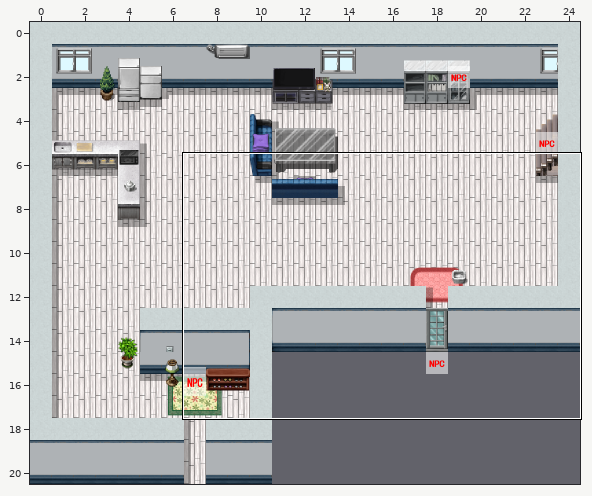
One commit to this Tiled map: android/assets/maps/test/inner.tmx. The picture above shows the old version from afar; the outline marks the close-up.
Close-up. Before the commit:
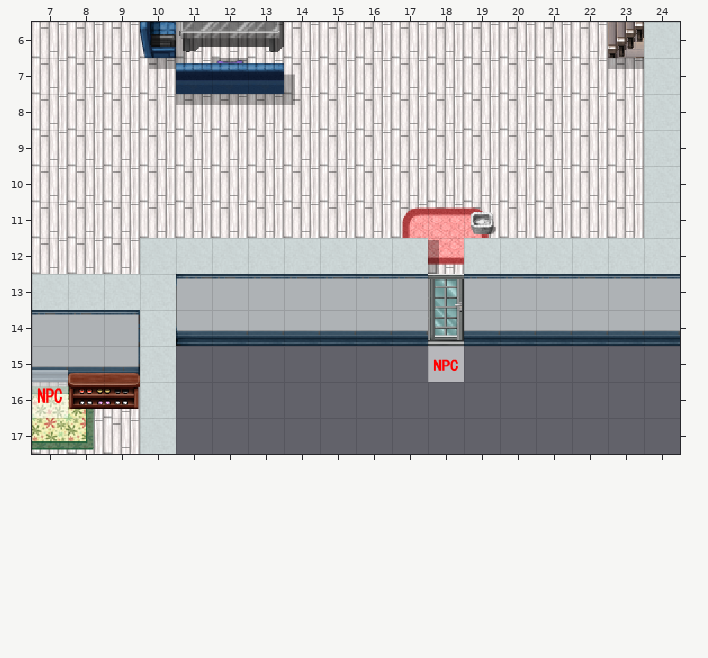
Cells are 48x48 px. Shown: x 7..24, y 6..17. The commit also changed other parts of the map, which this record leaves out. The old version is drawn lined up with the new one.
New version:
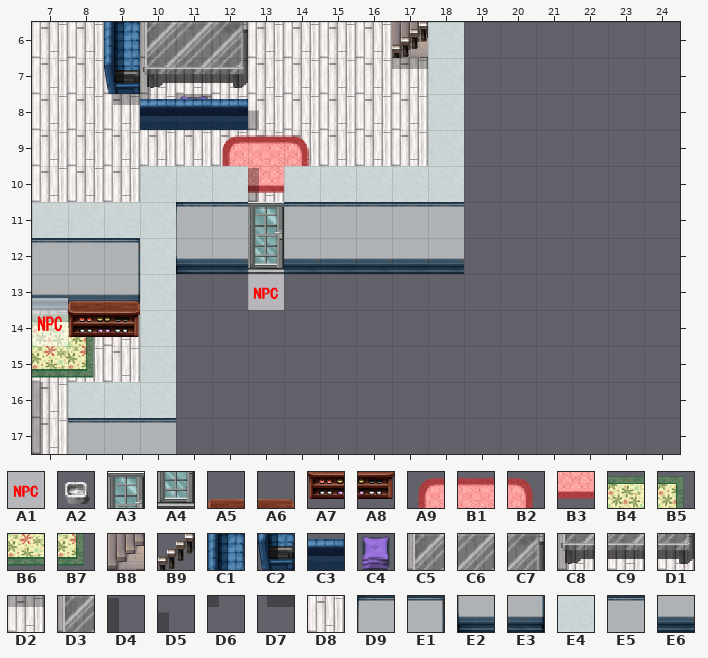
Key: from "glo": A1 0; from "rpg_maker_vx___flowers_and_pot": A2 0; from "rpg_maker_vx___princess_room_b": A3 2, A4 10, A5 18, A6 19, A7 26, A8 27, A9 80, B1 81, B2 82, B3 89, B4 97, B5 98, B6 105, B7 106; from "rpg_maker_vx___stairs_by_ayene": B8 8, B9 16; from "rpg_maker_vx__modernrtp_tilec_": C1 80, C2 96, C3 145, C4 166, C5 224, C6 225, C7 226, C8 240, C9 241, D1 242; from "shadows": D2 1, D3 2, D4 12, D5 25, D6 26, D7 33; from "tile_elements_ii_by_ayene_chan": D8 60; from "tilea4wallscyn_750": D9 208, E1 209, E2 224, E3 225, E4 240, E5 256, E6 257.
__ is an empty cell, ## one hidden under a higher layer.
Objects are placed by their top-left corner, in cells (3,4 is the top-left corner of cell 3,4); size is 1x1 cell unless given.
See-through tiles are keyed as they look on the map.
Changes in this commit:
{"change": "map size 25x21 -> 19x19 cells"}
{"where": "layer \"块层 1\""}
{"y":6,"x":19,"old":"D8 D8 D8 D8 ## ##","new":"__ __ __ __ __ __"}
{"y":7,"x":19,"old":"D8 D8 D8 D8 D8 ##","new":"__ __ __ __ __ __"}
{"y":8,"x":19,"old":"D8 D8 D8 D8 D8 ##","new":"__ __ __ __ __ __"}
{"y":9,"x":19,"old":"D8 D8 D8 D8 D8 ##","new":"__ __ __ __ __ __"}
{"y":10,"x":19,"old":"D8 D8 D8 D8 D8 ##","new":"__ __ __ __ __ __"}
{"y":11,"x":19,"old":"D8 D8 D8 D8 D8 ##","new":"__ __ __ __ __ __"}
{"y":12,"x":18,"old":"D8","new":"__"}
{"y":13,"x":18,"old":"##","new":"__"}
{"y":14,"x":18,"old":"##","new":"__"}
{"where": "layer \"fin\""}
{"y":6,"x":10,"old":"__ D3 __","new":"D3 __ D7"}
{"y":7,"x":10,"old":"D7 D6 D2","new":"D3 __ __"}
{"y":7,"x":14,"old":"D5","new":"__"}
{"y":7,"x":17,"old":"__","new":"D2"}
{"y":7,"x":23,"old":"D2","new":"__"}
{"y":8,"x":9,"old":"__ __","new":"D7 D6"}
{"y":8,"x":12,"old":"D2 D2 D6","new":"__ D5 __"}
{"y":9,"x":12,"old":"__ __ __","new":"A9 B1 B2"}
{"y":10,"x":13,"old":"__","new":"B3"}
{"y":12,"x":18,"old":"B3","new":"__"}
{"y":14,"x":7,"old":"__ __","new":"D2 B5"}
{"y":15,"x":7,"old":"__ __","new":"B6 B7"}
{"y":16,"x":7,"old":"D2","new":"D3"}
{"y":17,"x":7,"old":"B6","new":"D3"}
{"where": "layer \"块层 5\""}
{"y":6,"x":11,"old":"C8 C9 D1","new":"__ __ __"}
{"y":6,"x":17,"old":"__","new":"B8"}
{"y":6,"x":23,"old":"B8","new":"__"}
{"y":7,"x":10,"old":"__ __ C4","new":"C8 C9 D1"}
{"y":8,"x":11,"old":"__","new":"C4"}
{"y":10,"x":13,"old":"__","new":"D4"}
{"y":11,"x":17,"old":"A9 B1 B2","new":"__ __ __"}
{"y":12,"x":18,"old":"D4 ##","new":"__ __"}
{"y":13,"x":7,"old":"__ __ __","new":"E6 E6 E3"}
{"y":14,"x":7,"old":"__ __ __","new":"B4 A7 A8"}
{"y":15,"x":7,"old":"E6 E6 E3","new":"__ __ __"}
{"y":16,"x":7,"old":"B4 A7 A8","new":"__ __ __"}
{"where": "layer \"块层 2\""}
{"y":6,"x":9,"old":"__ C2 __ __","new":"C1 C5 C6 C7"}
{"y":6,"x":17,"old":"__ __","new":"B9 E4"}
{"y":6,"x":23,"old":"B9 E4","new":"__ __"}
{"y":7,"x":9,"old":"__","new":"C2"}
{"y":7,"x":11,"old":"C3 C3 C3","new":"__ __ __"}
{"y":7,"x":18,"old":"__","new":"E4"}
{"y":7,"x":24,"old":"E4","new":"__"}
{"y":8,"x":10,"old":"__ __ __","new":"C3 C3 C3"}
{"y":8,"x":18,"old":"__","new":"E4"}
{"y":8,"x":24,"old":"E4","new":"__"}
{"y":9,"x":18,"old":"__","new":"E4"}
{"y":9,"x":24,"old":"E4","new":"__"}
{"y":10,"x":24,"old":"E4","new":"__"}
{"y":11,"x":10,"old":"__ __ __","new":"E4 D9 E5"}
{"y":11,"x":14,"old":"__ __ __ __ __ A2","new":"E5 E5 E5 E5 E5 __"}
{"y":11,"x":24,"old":"E4","new":"__"}
{"y":12,"x":7,"old":"__ __ __","new":"E5 E5 E1"}
{"y":12,"x":11,"old":"__ __","new":"E2 E6"}
{"y":12,"x":14,"old":"__ __ __ __ __","new":"E6 E6 E6 E6 E6"}
{"y":12,"x":24,"old":"##","new":"__"}
{"y":13,"x":8,"old":"__ __","new":"A5 A6"}
{"y":13,"x":11,"old":"D9 E5 E5 E5 E5 E5 E5","new":"__ __ __ __ __ __ __"}
{"y":13,"x":19,"old":"E5 E5 E5 E5 E5 E5","new":"__ __ __ __ __ __"}
{"y":14,"x":7,"old":"E5 E5 E1","new":"__ __ __"}
{"y":14,"x":11,"old":"E2 E6 E6 E6 E6 E6 E6","new":"__ __ __ __ __ __ __"}
{"y":14,"x":19,"old":"E6 E6 E6 E6 E6 E6","new":"__ __ __ __ __ __"}
{"y":15,"x":8,"old":"A5 A6","new":"__ __"}
{"y":17,"x":8,"old":"__ __ E4","new":"E5 E5 E5"}
{"where": "layer \"对象层 1\""}
{"was": "A1 \"PUBLIC\" at 18,15", "now": "A1 \"PUBLIC\" at 13,13"}
{"was": "A1 \"PUBLIC\" at 7,15.7 size 1x1.3", "now": "A1 \"PUBLIC\" at 7,13.7 size 1x1.3"}
{"where": "layer \"块层 4\""}
{"y":6,"x":23,"old":"B9","new":"__"}
{"y":10,"x":10,"old":"__ __ __","new":"E4 E4 E4"}
{"y":10,"x":14,"old":"__ __ __ __ __","new":"E4 E4 E4 E4 E4"}
{"y":11,"x":7,"old":"__ __ __","new":"E4 E4 E4"}
{"y":11,"x":13,"old":"__","new":"A3"}
{"y":12,"x":11,"old":"E4 E4 E4 E4 E4 E4 E4","new":"__ __ A4 __ __ __ __"}
{"y":12,"x":19,"old":"E4 E4 E4 E4 E4 E4","new":"__ __ __ __ __ __"}
{"y":13,"x":7,"old":"E4 E4 E4","new":"__ __ __"}
{"y":13,"x":18,"old":"A3","new":"__"}
{"y":14,"x":18,"old":"A4","new":"__"}
{"y":16,"x":8,"old":"__ __","new":"E4 E4"}
{"label":"changed","picture_box":[32,22,680,454]}
